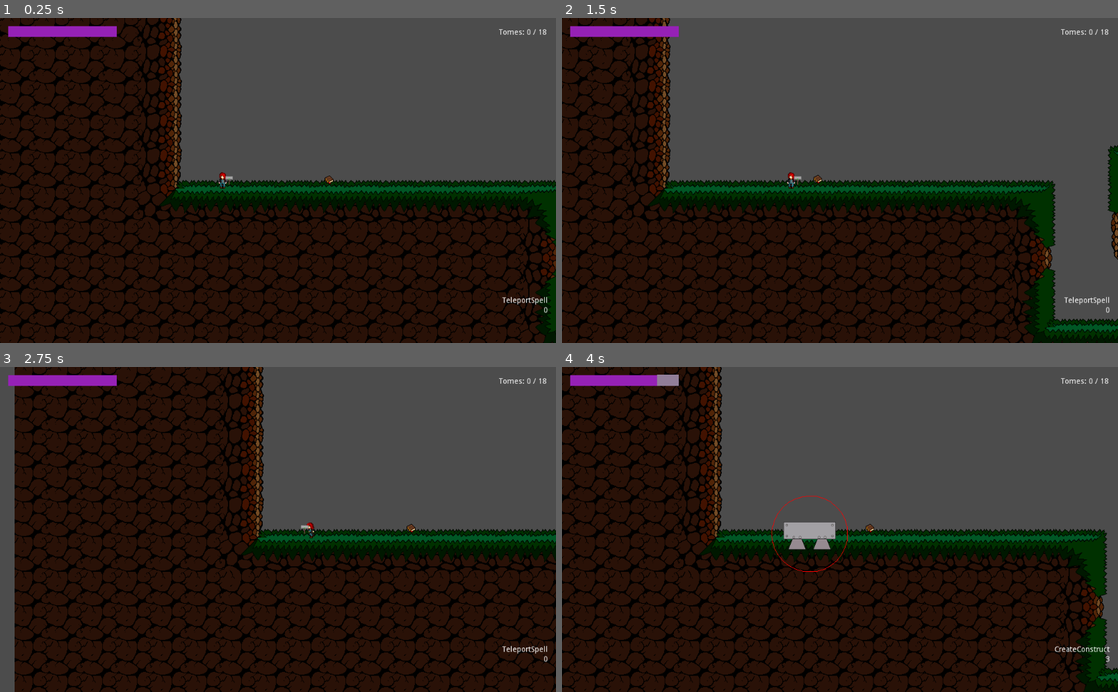
Above: before the commit, frames 1-4 (two rows, left to right).
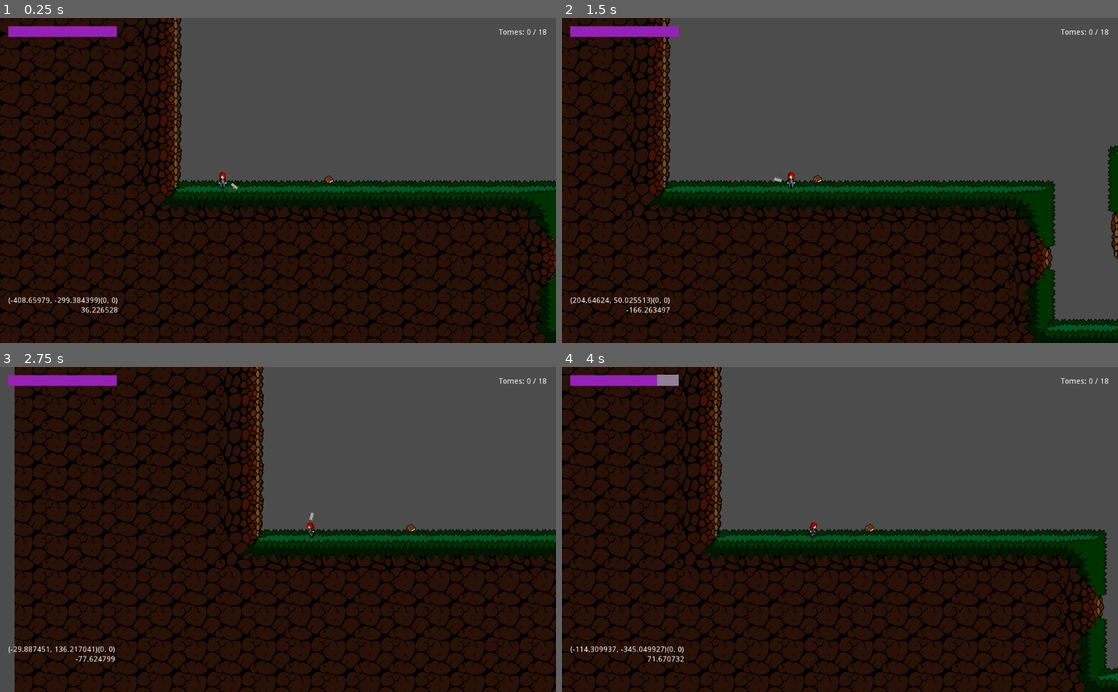
Above: after the commit, the same moments.

Repository: Jantho1990/Hammertime-Prototype
Game: Godot game, scene res://screens/GameScreen.tscn
The game is run twice, just before and just after one commit, with the same random seed, the same clock (stepped at 60 frames per second) and the same inputs.
Inputs (mouse positions are in pixels of both pictures, inside the frame that each line leads up to):
- Up to frame 1 (0.25 s): no input
- Up to frame 2 (1.5 s): tap Enter (ui_accept) at 0.5, 0.77 s; move the mouse to (962, 164) at 0.52 s; hold D (ui_right) 0.53-1.25 s; click (962, 164) at 0.6 s; drag from (728, 196) to (595, 31) at 1.27 s
- Up to frame 3 (2.75 s): move the mouse to (333, 458) at 2.02 s; hold A (ui_left) from 2.03 s (still down); tap Q (delete_construct) at 2.1 s; click (333, 458) at 2.17 s
- Up to frame 4 (4 s): release A (ui_left) at 2.75 s; drag from (812, 594) to (628, 383) at 2.77 s; move the mouse to (1006, 578) at 3.52 s; hold D (ui_right) from 3.53 s (still down); right-click (1006, 578) at 3.6 s; click (1006, 578) at 3.67 s; tap Enter (ui_accept) at 3.77 s

The runs differ from the first frame. In frame 1, 0.4% of the frame differs, in the area x 1-99%, y 48-91%; in frame 2, 0.4%; in frame 3, 0.4%; in frame 4, 1.1%, in the area x 1-99%, y 39-91%.

Commit message:
saving progress, broken build

Diff:
--- a/entities/player/Player.gd
+++ b/entities/player/Player.gd
@@ -38,7 +38,7 @@
 
 onready var health = $Health
 onready var spellCaster = $SanityCaster
-onready var Weapon = $HammerWeapon
+onready var Weapon = get_node('RotationPivot/WeaponOffset/HammerWeapon')
 
 func _ready():
   $MovementHandler.set_defaults({
--- a/entities/player/Player.tscn
+++ b/entities/player/Player.tscn
@@ -9,6 +9,7 @@
 [ext_resource path="res://systems/spellcaster/Spellcaster.tscn" type="PackedScene" id=7]
 [ext_resource path="res://spells/TeleportSpell.tscn" type="PackedScene" id=8]
 [ext_resource path="res://spells/CreateConstruct.tscn" type="PackedScene" id=9]
+[ext_resource path="res://entities/player/RotationPivot.gd" type="Script" id=10]
 
 [sub_resource type="CapsuleShape2D" id=1]
 radius = 8.0
@@ -65,7 +66,14 @@
 local_coords = false
 process_material = SubResource( 2 )
 
-[node name="HammerWeapon" parent="." instance=ExtResource( 6 )]
+[node name="RotationPivot" type="Position2D" parent="."]
+script = ExtResource( 10 )
+
+[node name="WeaponOffset" type="Position2D" parent="RotationPivot"]
+position = Vector2( 12, 0 )
+
+[node name="HammerWeapon" parent="RotationPivot/WeaponOffset" instance=ExtResource( 6 )]
+position = Vector2( 0, 0 )
 scale = Vector2( 0.5, 0.5 )
 
 [node name="Spellcaster" parent="." instance=ExtResource( 7 )]
--- /dev/null
+++ b/entities/player/RotationPivot.gd
@@ -0,0 +1,15 @@
+extends Position2D
+
+onready var parent = $".."
+
+# Called when the node enters the scene tree for the first time.
+# func _ready():
+  # update_pivot_angle()
+
+func _physics_process(delta):
+  update_pivot_angle()
+
+func update_pivot_angle():
+  GlobalSignal.dispatch('debug_label', { 'text': String(get_local_mouse_position()) + String(position) })
+  GlobalSignal.dispatch('debug_label2', { 'text': rad2deg(Vector2(0, 0).angle_to_point(get_local_mouse_position())) })
+  rotation_degrees = rad2deg(Vector2(0, 0).angle_to_point(get_local_mouse_position()))
--- a/entities/weapon/HammerWeapon.gd
+++ b/entities/weapon/HammerWeapon.gd
@@ -11,7 +11,7 @@
 
 var current_throw_state = throw_state.HOLDING setget set_throw_state
 
-var hold_offset = Vector2(12, 0)
+var hold_offset = position # Vector2(12, 0)
 var dir = Vector2(1, 0)
 var throwing = false
 var returning = false
@@ -28,7 +28,8 @@
 var rotation_force_deg = 60
 var __delta
 
-onready var parent = get_parent()
+onready var parent = get_parent().get_parent().get_parent()
+onready var pivot = get_parent()
 onready var throwTween = $ThrowTween
 
 # Called when the node enters the scene tree for the first time.
@@ -42,7 +43,7 @@
   dir = parent.direction
   cursor_position = get_local_mouse_position()
   # GlobalSignal.dispatch('debug_label', { 'text': current_throw_state })
-  GlobalSignal.dispatch('debug_label2', { 'text': current_throw_state })
+  # GlobalSignal.dispatch('debug_label2', { 'text': current_throw_state })
   # GlobalSignal.dispatch('debug_label2', { 'text': $ThrowTween.is_active() })
   match current_throw_state:
     throw_state.THROWING:
@@ -173,7 +174,10 @@
   update_position()
 
 func update_position():
-  position = hold_offset * dir
+  # pass
+  position = pivot.position
+  # GlobalSignal.dispatch('debug_label2', { 'text': global_position })
+  # position = hold_offset * dir
 
 func set_throw_state(value):
   if throw_state.has(value):
--- /dev/null
+++ b/entities/weapon/RotationPivot.gd
@@ -0,0 +1,9 @@
+extends Position2D
+
+onready var parent = $".."
+
+func _physics_process(delta):
+  update_pivot_angle()
+
+func update_pivot_angle():
+  rotation = parent.parent.position.angle_to(parent.cursor_position)
--- a/systems/spellcaster/Spellcaster.gd
+++ b/systems/spellcaster/Spellcaster.gd
@@ -88,7 +88,7 @@
 func _physics_process(delta):
   # Called every frame. Delta is time since last frame.
   # Update game logic here.
-  GlobalSignal.dispatch('debug_label', { 'text': active_spell.name })
+  # GlobalSignal.dispatch('debug_label', { 'text': active_spell.name })
   recharge(delta)
   GlobalSignal.dispatch('energy_change', { 'energy': mana_current })
 
--- a/ui/Interface.tscn
+++ b/ui/Interface.tscn
@@ -45,12 +45,10 @@
 margin_bottom = 40.0
 
 [node name="DebugContainer" type="MarginContainer" parent="."]
-anchor_left = 1.0
 anchor_top = 1.0
-anchor_right = 1.0
 anchor_bottom = 1.0
-margin_left = -200.0
 margin_top = -100.0
+margin_right = 200.0
 custom_constants/margin_right = 15
 custom_constants/margin_top = 15
 custom_constants/margin_left = 15
Not shown: 1 places in entities/player/Player.tscn that only renumber resources
